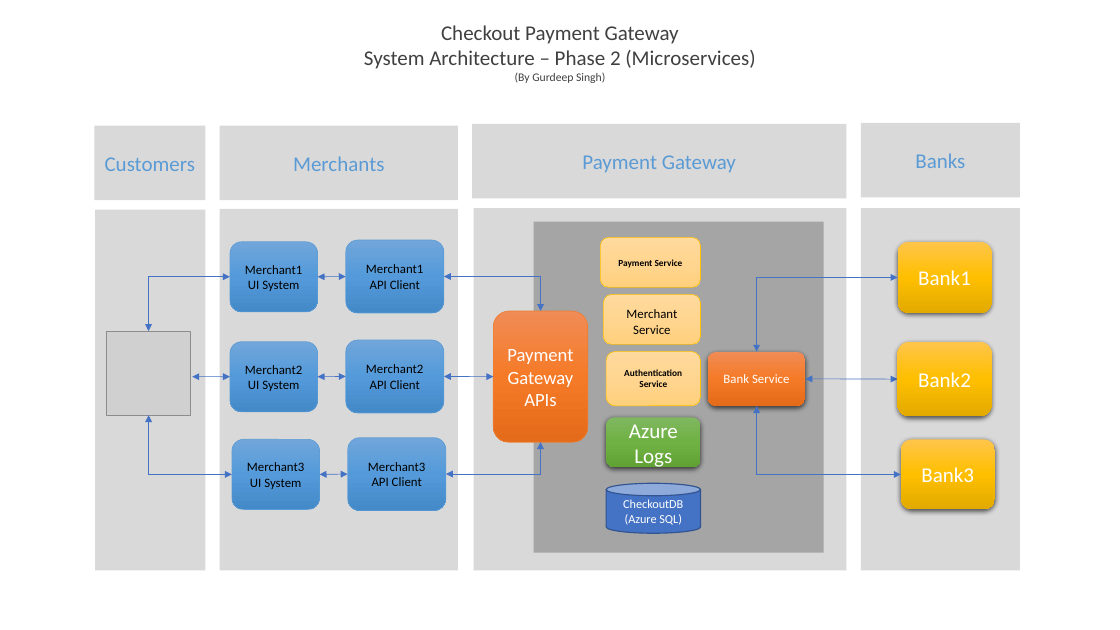
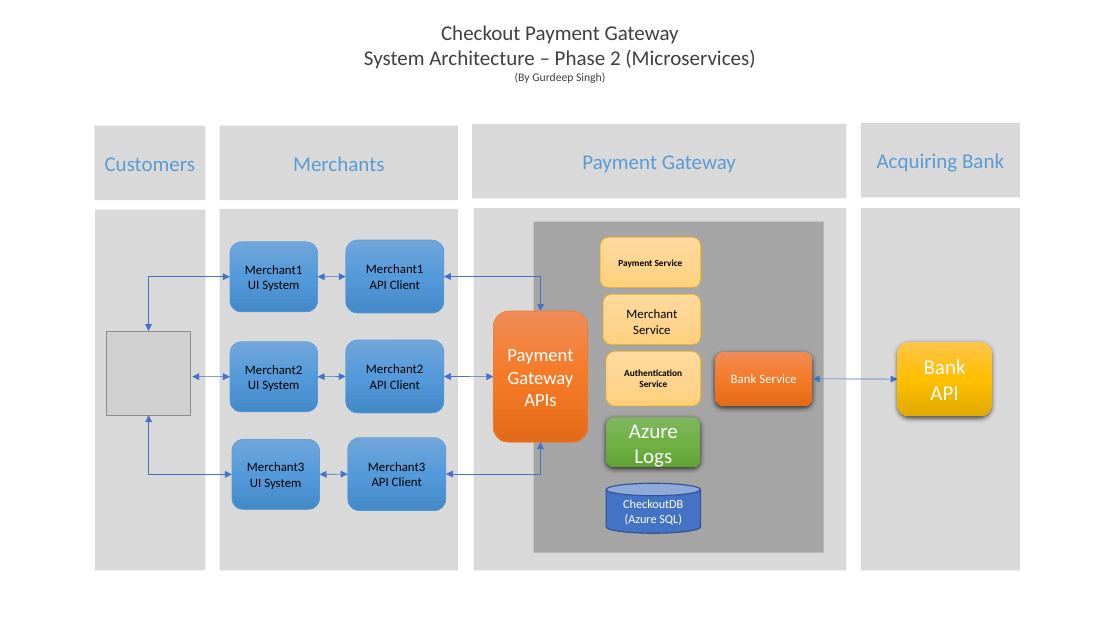
Before and after one commit to gurdeeptoor/Checkout_Payment_GatewayAPIs, a slide deck: slide 2 of Documentation/Checkout_Architecture.pptx. Drawn at 1120x630 pixels with LibreOffice and Linux fonts; fonts in the diff are those of the drawing; grey boxes stand for pictures. Boxes give left, top, right and bottom in pixels: in the first picture for what was removed or moved away, otherwise in the second. Text is boxed around its words. In the diff, an @@ line names an element or a change of style, - is before the commit and + after.

```diff
--- a/Documentation/Checkout_Architecture.pptx
+++ b/Documentation/Checkout_Architecture.pptx
@@ text in rectangle at (877,153,1004,172): text changed @@
-Banks
+Acquiring Bank
@@ rounded rectangle removed at (897,242,991,313) @@
-Bank1
@@ elbow double arrow removed from (897, 277) to (757, 352) @@
@@ rounded rectangle "Bank Service": place and size @@
-rounded rectangle "Bank Service" at (708,352,806,407)
+rounded rectangle "Bank Service" at (715,352,812,407)
@@ text in rounded rectangle at (924,359,966,400): text changed @@
-Bank2
+Bank API
@@ double arrow moved from (806, 379) - (897, 379) to (813, 379) - (897, 379) @@
@@ elbow double arrow removed from (901, 475) to (757, 406) @@
@@ rounded rectangle removed at (901,439,995,509) @@
-Bank3
```
Also in this commit, not shown: 1 other slide changed, 38 other files.
